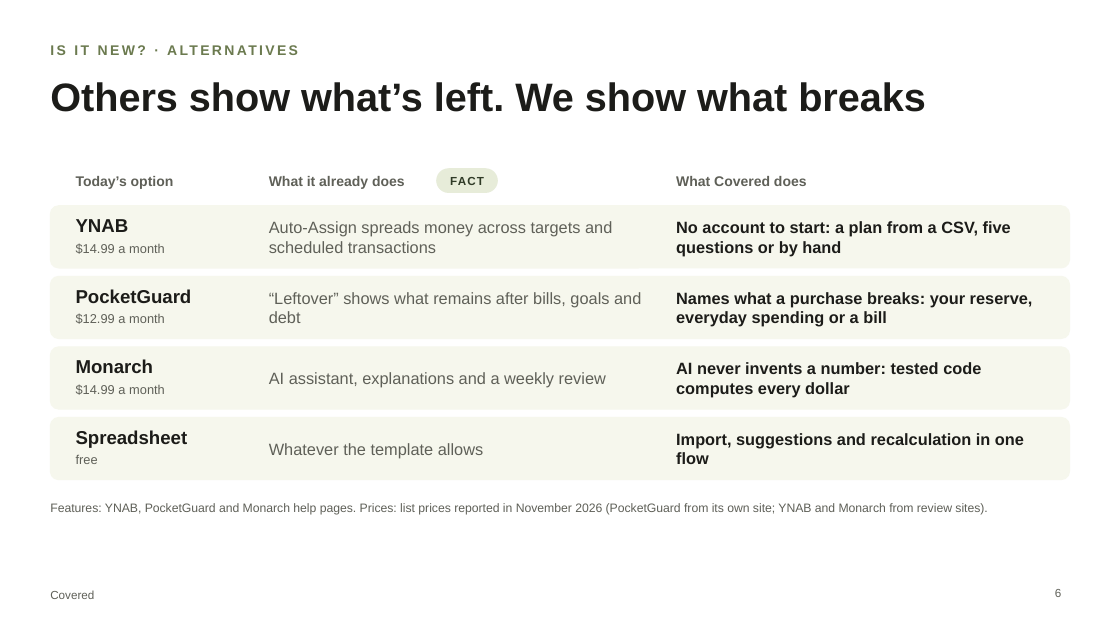
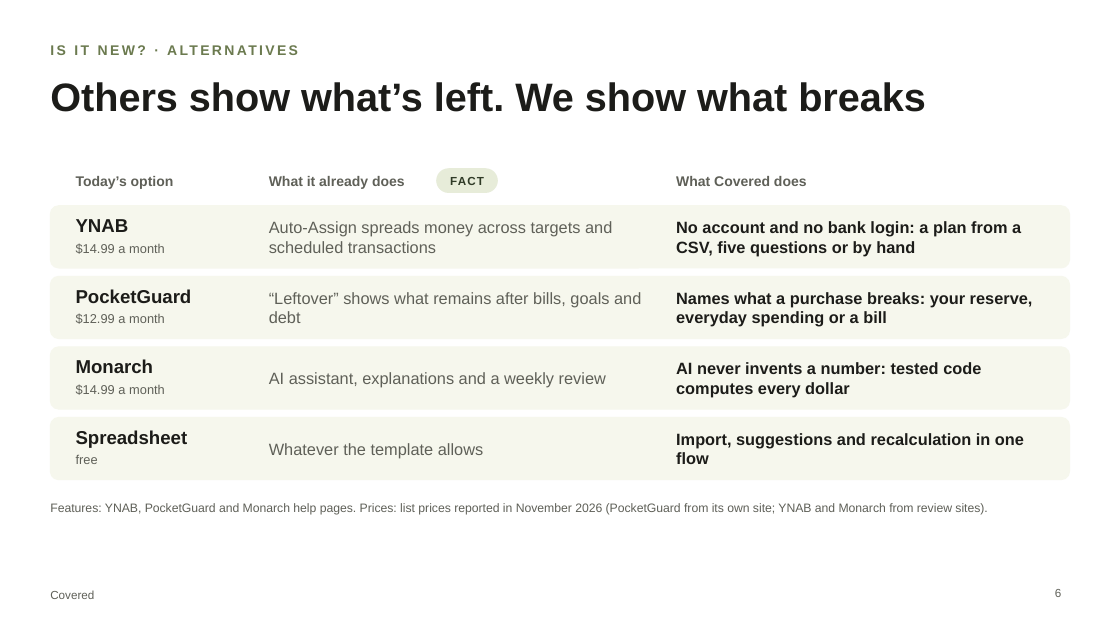
Before and after one commit to chinusoid/FractureTeam, a slide deck: slide 6 of pitch/covered-pitch.pptx. Drawn at 1120x630 pixels with LibreOffice and Linux fonts; fonts in the diff are those of the drawing. Boxes give left, top, right and bottom in pixels: in the first picture for what was removed or moved away, otherwise in the second. Text is boxed around its words. In the diff, an @@ line names an element or a change of style, - is before the commit and + after.

```diff
--- a/pitch/covered-pitch.pptx
+++ b/pitch/covered-pitch.pptx
@@ text at box(676, 221, 1021, 256): text changed @@
-No account to start: a plan from a CSV, five questions or by hand
+No account and no bank login: a plan from a CSV, five questions or by hand
```
Also in this commit, not shown: 4 other slides changed, 1 slide added, 1 slide removed, 9 other files.
